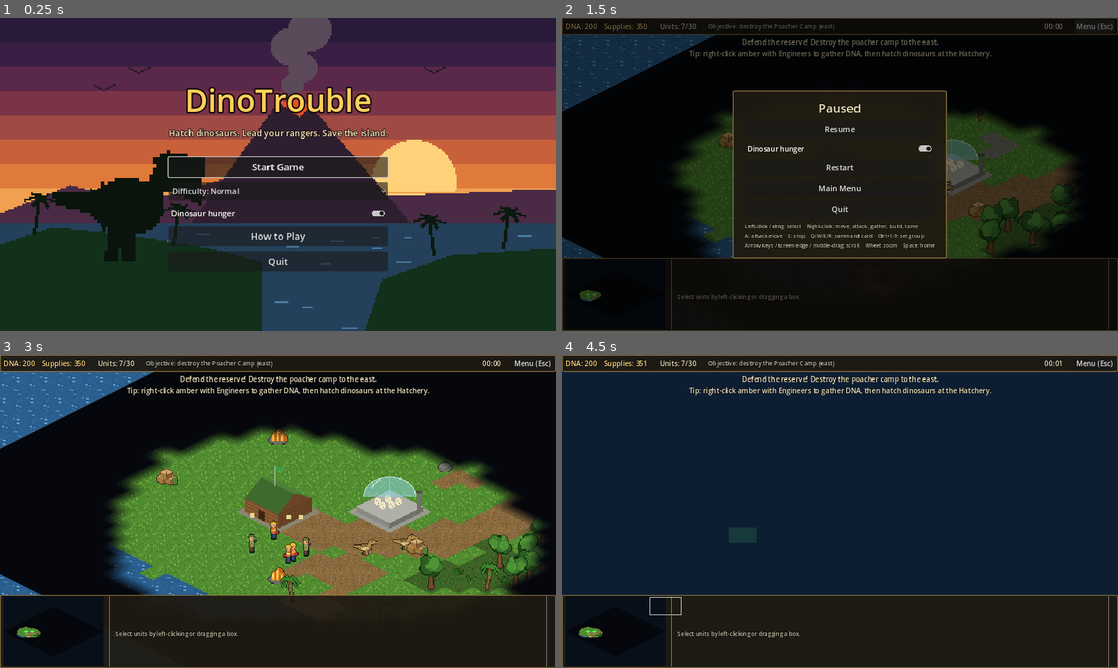
Above: before the commit, frames 1-4 (two rows, left to right).
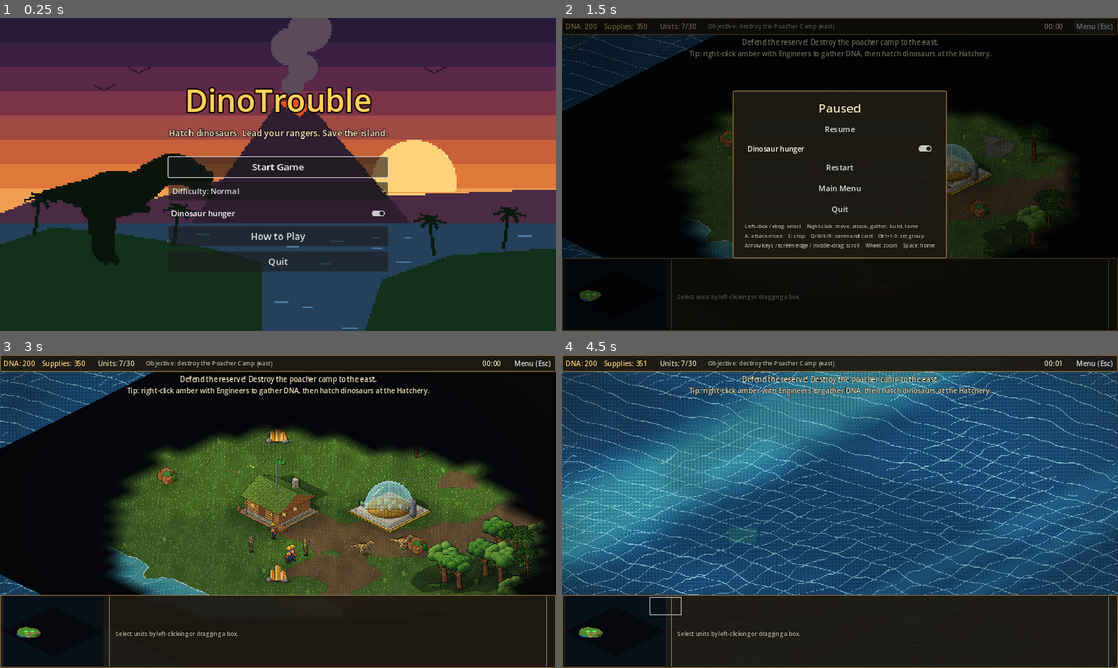
Above: after the commit, the same moments.

Repository: Thatadamroberts/DinoTrouble
Game: Godot game, scene res://scenes/menu.tscn
Same seed, same stepped clock (60 frames per second), same inputs: the game is played once before the commit and once after it.
Inputs (mouse positions are in pixels of both pictures, inside the frame that each line leads up to):
- Up to frame 1 (0.25 s): no input
- Up to frame 2 (1.5 s): click "Start Game" at 0.5 s; click "Menu (Esc)" at 1.25 s
- Up to frame 3 (3 s): click "Main Menu" at 2 s; click "Start Game" at 2.75 s
- Up to frame 4 (4.5 s): tap Enter at 3.5 s; drag from (617, 630) to (895, 442) at 3.52 s; drag from (728, 527) to (812, 574) at 4.27 s

The runs differ from the first frame. In frame 1, 2.3% of the frame differs, in the area x 7-39%, y 42-79%; in frame 2, 5.3%; in frame 3, 32%; in frame 4, 70%, in the area x 0-100%, y 0-100%.

Commit message:
Upgrade graphics: detailed shaded pixel art, terrain shader, atmosphere
- New pixel-art renderer (tools/pixelkit.py): lit volumes quantised to colour
  ramps with ordered dithering, counter-shading, patterns, coloured outlines
  and baked soft shadows
- Rigged, more detailed unit sprites at full resolution with 13 frames:
  idle breathing, 6-frame walk, 3-frame attack and death frames (corpses)
- Detailed buildings, resources and foliage (trees, palms, ferns, rocks,
  grass tufts, flowers)
- Ground shader: per-pixel terrain blending with dithered organic edges,
  animated water with depth bands, waves and shore foam, wet sand, AO
- Atmosphere: drifting cloud shadows, swaying foliage, warm grade, vignette
- CI job renders real screenshots under Xvfb to catch shader errors

Co-Authored-By: Claude Opus 5.5 <noreply@anthropic.com>
Claude-Session: https://claude.ai/code/session_012cA3RgVf656k538FZVZs4Q

Diff:
--- /dev/null
+++ b/scenes/tests/screenshots.tscn
@@ -0,0 +1,7 @@
+[gd_scene load_steps=2 format=3]
+
+[ext_resource type="Script" path="res://scripts/tests/screenshots.gd" id="1_shots"]
+
+[node name="Screenshots" type="Node"]
+process_mode = 3
+script = ExtResource("1_shots")
--- a/scripts/core/defs.gd
+++ b/scripts/core/defs.gd
@@ -4,6 +4,13 @@
 ## Ranges are in iso pixels (one tile is roughly 45). Sight is in tiles.
 
 const POP_CAP := 30
+
+## Unit sprite sheet layout (all frames face right).
+const SHEET_FRAMES := 13
+const FRAMES_IDLE := [0, 1]
+const FRAMES_WALK := [2, 3, 4, 5, 6, 7]
+const FRAMES_ATTACK := [8, 9, 10]
+const FRAMES_DEATH := [11, 12]
 
 const UNITS := {
 	# ---- Rangers (player) -------------------------------------------------
@@ -166,7 +173,7 @@
 		var sheet := unit_texture(id)
 		var at := AtlasTexture.new()
 		at.atlas = sheet
-		at.region = Rect2(0, 0, sheet.get_width() / 7.0, sheet.get_height())
+		at.region = Rect2(0, 0, sheet.get_width() / float(SHEET_FRAMES), sheet.get_height())
 		_tex_cache[key] = at
 	return _tex_cache[key]
 
--- a/scripts/core/map.gd
+++ b/scripts/core/map.gd
@@ -4,6 +4,8 @@
 enum T { WATER, SAND, GRASS, JUNGLE, DIRT, ROCK }
 
 const TILE_NAMES := ["water", "sand", "grass", "jungle", "dirt", "rock"]
+const DECOR_VARIANTS := {"tree": 3, "palm": 2, "bush": 2, "boulder": 2, "tuft": 3, "flowers": 4}
+const WALKABLE_DECOR := ["bush", "tuft", "flowers"]
 
 var size := 64
 var tiles := PackedByteArray()
@@ -11,6 +13,8 @@
 var clear := PackedByteArray()  # kept free of decoration
 var decor: Array = []  # [{"type": String, "tile": Vector2i, "variant": int}]
 var astar := AStarGrid2D.new()
+## Bumped whenever blocking changes, so renderers know to refresh.
+var version := 0
 
 
 func idx(t: Vector2i) -> int:
@@ -44,6 +48,7 @@
 		return
 	blocked[idx(t)] = 1 if value else 0
 	astar.set_point_solid(t, not is_walkable(t))
+	version += 1
 
 
 func set_footprint(origin: Vector2i, s: int, value: bool) -> void:
@@ -171,41 +176,52 @@
 		for x in size:
 			var t := Vector2i(x, y)
 			var i := idx(t)
-			if clear[i] != 0:
-				continue
 			var kind: int = tiles[i]
 			if kind == T.WATER:
 				continue
 			var r := rng.randf()
 			var kind_name := ""
-			match kind:
-				T.JUNGLE:
-					if r < 0.30:
-						kind_name = "tree"
-					elif r < 0.42:
-						kind_name = "palm"
-					elif r < 0.62:
-						kind_name = "bush"
-				T.GRASS:
-					if r < 0.03:
-						kind_name = "tree"
-					elif r < 0.05:
-						kind_name = "palm"
-					elif r < 0.10:
-						kind_name = "bush"
-					elif r < 0.11:
-						kind_name = "boulder"
-				T.SAND:
-					if r < 0.05:
-						kind_name = "palm"
-				T.DIRT, T.ROCK:
-					if r < 0.03:
-						kind_name = "boulder"
+			if clear[i] != 0:
+				# open ground keeps only a little low, walkable greenery
+				if kind == T.GRASS and r < 0.08:
+					kind_name = "tuft" if r < 0.06 else "flowers"
+			else:
+				match kind:
+					T.JUNGLE:
+						if r < 0.30:
+							kind_name = "tree"
+						elif r < 0.42:
+							kind_name = "palm"
+						elif r < 0.60:
+							kind_name = "bush"
+						elif r < 0.72:
+							kind_name = "tuft"
+					T.GRASS:
+						if r < 0.03:
+							kind_name = "tree"
+						elif r < 0.05:
+							kind_name = "palm"
+						elif r < 0.09:
+							kind_name = "bush"
+						elif r < 0.10:
+							kind_name = "boulder"
+						elif r < 0.24:
+							kind_name = "tuft"
+						elif r < 0.28:
+							kind_name = "flowers"
+					T.SAND:
+						if r < 0.05:
+							kind_name = "palm"
+					T.DIRT, T.ROCK:
+						if r < 0.03:
+							kind_name = "boulder"
+						elif r < 0.06 and kind == T.DIRT:
+							kind_name = "tuft"
 			if kind_name == "":
 				continue
-			var variants := 3 if kind_name == "tree" else 2
+			var variants: int = DECOR_VARIANTS[kind_name]
 			decor.append({"type": kind_name, "tile": t, "variant": rng.randi_range(0, variants - 1)})
-			if kind_name != "bush":
+			if not WALKABLE_DECOR.has(kind_name):
 				blocked[i] = 1
 
 
--- /dev/null
+++ b/scripts/game/corpse.gd
@@ -0,0 +1,30 @@
+extends Node2D
+## A fallen unit: plays the death frames, lingers, then fades away.
+
+const LINGER := 6.0
+const FADE := 2.0
+
+var sprite: Sprite2D
+var age := 0.0
+
+
+func setup(u) -> void:
+	position = u.position
+	sprite = Sprite2D.new()
+	sprite.texture = u.sprite.texture
+	sprite.hframes = Defs.SHEET_FRAMES
+	sprite.frame = Defs.FRAMES_DEATH[0]
+	sprite.offset = u.sprite.offset
+	sprite.flip_h = u.sprite.flip_h
+	add_child(sprite)
+	z_index = -1  # lie under the living
+
+
+func _process(delta: float) -> void:
+	age += delta
+	if age > 0.25:
+		sprite.frame = Defs.FRAMES_DEATH[1]
+	if age > LINGER:
+		modulate.a = clampf(1.0 - (age - LINGER) / FADE, 0.0, 1.0)
+	if age > LINGER + FADE:
+		queue_free()
--- a/scripts/game/ground.gd
+++ b/scripts/game/ground.gd
@@ -1,32 +1,124 @@
 extends Node2D
-## Draws the isometric terrain tiles (redrawn only when the map changes).
+## Draws the terrain with res://shaders/ground.gdshader. The map is encoded
+## into two small "splat" textures (one texel per tile) that the shader
+## samples with linear filtering to blend terrain types, water depth and
+## ambient occlusion. They are rebuilt whenever the map changes.
 
-const MapScript = preload("res://scripts/core/map.gd")
-const MARGIN := 14  # extra ocean drawn around the island
+const MARGIN := 24.0  # tiles of ocean drawn around the island
+const WATER := 0
+const SAND := 1
+const GRASS := 2
+const JUNGLE := 3
+const DIRT := 4
+const ROCK := 5
+const DEPTH_TILES := 5.0
 
 var map = null
-var tex := {}
+var mat: ShaderMaterial
+var splat_a: Image
+var splat_b: Image
+var tex_a: ImageTexture
+var tex_b: ImageTexture
+var built_version := -1
 
 
 func setup(m) -> void:
 	map = m
 	z_index = -10
-	for i in MapScript.TILE_NAMES.size():
-		var name_str: String = MapScript.TILE_NAMES[i]
-		var arr: Array = []
-		for v in 3:
-			arr.append(load("res://assets/sprites/tiles/%s_%d.png" % [name_str, v]))
-		tex[i] = arr
+	mat = ShaderMaterial.new()
+	mat.shader = load("res://shaders/ground.gdshader")
+	for n in ["grass", "jungle", "sand", "dirt", "rock"]:
+		mat.set_shader_parameter("tex_" + n, load("res://assets/sprites/terrain/%s.png" % n))
+	mat.set_shader_parameter("tex_noise", load("res://assets/sprites/terrain/noise.png"))
+	mat.set_shader_parameter("map_size", float(m.size))
+	material = mat
+	splat_a = Image.create(m.size, m.size, false, Image.FORMAT_RGBA8)
+	splat_b = Image.create(m.size, m.size, false, Image.FORMAT_RGBA8)
+	_rebuild()
+	tex_a = ImageTexture.create_from_image(splat_a)
+	tex_b = ImageTexture.create_from_image(splat_b)
+	mat.set_shader_parameter("splat_a", tex_a)
+	mat.set_shader_parameter("splat_b", tex_b)
 	queue_redraw()
+
+
+func _process(_delta: float) -> void:
+	if map != null and map.version != built_version:
+		_rebuild()
+		tex_a.update(splat_a)
+		tex_b.update(splat_b)
+
+
+func _rebuild() -> void:
+	built_version = map.version
+	var n: int = map.size
+	var depth := _water_depth()
+	for y in n:
+		for x in n:
+			var t := Vector2i(x, y)
+			var kind: int = map.get_tile(t)
+			splat_a.set_pixel(x, y, Color(
+				1.0 if kind == WATER else 0.0,
+				1.0 if kind == SAND else 0.0,
+				1.0 if kind == GRASS else 0.0,
+				1.0 if kind == JUNGLE else 0.0))
+			splat_b.set_pixel(x, y, Color(
+				1.0 if kind == DIRT else 0.0,
+				1.0 if kind == ROCK else 0.0,
+				depth[y * n + x],
+				_occlusion(t)))
+
+
+## How far each water tile is from land (0 = shore, 1 = open sea).
+func _water_depth() -> PackedFloat32Array:
+	var n: int = map.size
+	var dist := PackedFloat32Array()
+	dist.resize(n * n)
+	dist.fill(DEPTH_TILES)
+	var frontier: Array = []
+	for y in n:
+		for x in n:
+			if map.get_tile(Vector2i(x, y)) != WATER:
+				dist[y * n + x] = 0.0
+				frontier.append(Vector2i(x, y))
+	var step := 0.0
+	while not frontier.is_empty() and step < DEPTH_TILES:
+		step += 1.0
+		var next: Array = []
+		for p in frontier:
+			for d in [Vector2i(1, 0), Vector2i(-1, 0), Vector2i(0, 1), Vector2i(0, -1)]:
+				var q: Vector2i = p + d
+				if q.x < 0 or q.y < 0 or q.x >= n or q.y >= n:
+					continue
+				var i: int = q.y * n + q.x
+				if dist[i] > step:
+					dist[i] = step
+					next.append(q)
+		frontier = next
+	for i in dist.size():
+		dist[i] = dist[i] / DEPTH_TILES
+	return dist
+
+
+## Soft darkening around obstacles (trees, rocks, buildings).
+func _occlusion(t: Vector2i) -> float:
+	if not map.is_land(t):
+		return 0.0
+	var occ := 0.0
+	for dy in range(-1, 2):
+		for dx in range(-1, 2):
+			var q := t + Vector2i(dx, dy)
+			if map.in_bounds(q) and map.blocked[map.idx(q)] != 0:
+				occ += 0.5 if (dx == 0 and dy == 0) else 0.14
+	return clampf(occ, 0.0, 0.85)
 
 
 func _draw() -> void:
 	if map == null:
 		return
-	var off := Vector2(32, 16)
-	for y in range(-MARGIN, map.size + MARGIN):
-		for x in range(-MARGIN, map.size + MARGIN):
-			var t: int = map.get_tile(Vector2i(x, y))
-			var arr: Array = tex[t]
-			var v: int = absi(x * 7 + y * 13) % arr.size()
-			draw_texture(arr[v], Iso.tile_to_world(Vector2(x, y)) - off)
+	var top: Vector2 = Iso.tile_to_world(Vector2(-MARGIN, -MARGIN))
+	var right: Vector2 = Iso.tile_to_world(Vector2(map.size + MARGIN, -MARGIN))
+	var bottom: Vector2 = Iso.tile_to_world(Vector2(map.size + MARGIN, map.size + MARGIN))
+	var left: Vector2 = Iso.tile_to_world(Vector2(-MARGIN, map.size + MARGIN))
+	var r := Rect2(Vector2(left.x, top.y), Vector2(right.x - left.x, bottom.y - top.y))
+	draw_rect(r, Color.WHITE)
--- a/scripts/game/world.gd
+++ b/scripts/game/world.gd
@@ -14,6 +14,7 @@
 const CameraScript = preload("res://scripts/game/rts_camera.gd")
 const HudScript = preload("res://scripts/ui/hud.gd")
 const AIScript = preload("res://scripts/ai/poacher_ai.gd")
+const CorpseScript = preload("res://scripts/game/corpse.gd")
 
 const MAP_SIZE := 64
 const PLAYER_BASE := Vector2i(14, 49)
@@ -39,6 +40,7 @@
 var map = null
 var ground: Node2D
 var entities: Node2D
+var ground_decor: Node2D
 var projectiles: Node2D
 var fog = null
 var selection = null
@@ -68,6 +70,10 @@
 	add_child(ground)
 	ground.setup(map)
 
+	ground_decor = Node2D.new()
+	ground_decor.name = "GroundDecor"
+	add_child(ground_decor)
+
 	entities = Node2D.new()
 	entities.name = "Entities"
 	entities.y_sort_enabled = true
@@ -77,6 +83,8 @@
 	projectiles.name = "Projectiles"
 	projectiles.z_index = 20
 	add_child(projectiles)
+
+	_setup_atmosphere()
 
 	fog = FogScript.new()
 	fog.name = "Fog"
@@ -127,20 +135,49 @@
 	map.generate(map_seed, clearings, roads)
 
 
+## Pixels between the bottom of a decor sprite and the point it stands on,
+## and how strongly it sways in the wind.
+const DECOR_STYLE := {
+	"tree": {"base": 6, "x": 4, "sway": 1.0},
+	"palm": {"base": 6, "x": 4, "sway": 2.0},
+	"bush": {"base": 3, "x": 0, "sway": 1.0},
+	"boulder": {"base": 4, "x": 0, "sway": 0.0},
+	"tuft": {"base": 2, "x": 0, "sway": 1.0},
+	"flowers": {"base": 2, "x": 0, "sway": 1.0},
+}
+
+
 func _spawn_decor() -> void:
 	var textures := {}
+	var sway_shader: Shader = load("res://shaders/sway.gdshader")
+	var materials := {}
 	for d in map.decor:
-		var key := "%s_%d" % [d["type"], d["variant"]]
+		var kind: String = d["type"]
+		var key := "%s_%d" % [kind, d["variant"]]
 		if not textures.has(key):
 			textures[key] = load("res://assets/sprites/decor/%s.png" % key)
+		var style: Dictionary = DECOR_STYLE.get(kind, {"base": 4, "x": 0, "sway": 0.0})
 		var s := Sprite2D.new()
 		var tex: Texture2D = textures[key]
 		s.texture = tex
-		var jitter := Vector2(randf_range(-5, 5), randf_range(-3, 3))
+		var walkable: bool = kind in ["bush", "tuft", "flowers"]
+		var jitter := Vector2(randf_range(-12, 12), randf_range(-6, 6)) if walkable else Vector2(randf_range(-4, 4), randf_range(-2, 2))
 		s.position = Iso.tile_to_world(d["tile"]) + jitter
-		s.offset = Vector2(0, -tex.get_height() / 2.0 + (4.0 if d["type"] != "bush" else 2.0))
-		s.flip_h = randf() < 0.5
-		entities.add_child(s)
+		s.offset = Vector2(float(style["x"]), -tex.get_height() / 2.0 + float(style["base"]))
+		var amount: float = style["sway"]
+		if amount > 0.0:
+			if not materials.has(amount):
+				var m := ShaderMaterial.new()
+				m.shader = sway_shader
+				m.set_shader_parameter("amount", amount)
+				m.set_shader_parameter("speed", 1.1 + amount * 0.2)
+				materials[amount] = m
+			s.material = materials[amount]
+		if kind in ["tuft", "flowers"]:
+			s.z_index = -1  # always under units walking through them
+			ground_decor.add_child(s)
+		else:
+			entities.add_child(s)
 
 
 func _spawn_start() -> void:
@@ -173,6 +210,44 @@
 func free_spot(t: Vector2i) -> Vector2:
 	var w: Vector2i = map.nearest_walkable(t + Vector2i(randi_range(-1, 1), randi_range(-1, 1)))
 	return Iso.tile_to_world(w) + Vector2(randf_range(-10, 10), randf_range(-5, 5))
+
+
+## Warm colour grading, drifting cloud shadows and a screen vignette.
+func _setup_atmosphere() -> void:
+	var grade := CanvasModulate.new()
+	grade.color = Color(1.0, 0.96, 0.88)
+	add_child(grade)
+
+	var clouds := Node2D.new()
+	clouds.name = "CloudShadows"
+	clouds.z_index = 35
+	var cm := ShaderMaterial.new()
+	cm.shader = load("res://shaders/clouds.gdshader")
+	cm.set_shader_parameter("tex_noise", load("res://assets/sprites/terrain/noise.png"))
+	clouds.material = cm
+	clouds.draw.connect(func():
+		var span := MAP_SIZE * 32.0 + 1200.0
+		clouds.draw_rect(Rect2(-span, -800.0, span * 2.0, MAP_SIZE * 32.0 + 1600.0), Color.WHITE)
+	)
+	add_child(clouds)
+	clouds.queue_redraw()
+
+	var layer := CanvasLayer.new()
+	layer.layer = 5
+	var vignette := ColorRect.new()
+	vignette.mouse_filter = Control.MOUSE_FILTER_IGNORE
+	var vm := ShaderMaterial.new()
+	vm.shader = load("res://shaders/vignette.gdshader")
+	vignette.material = vm
+	layer.add_child(vignette)
+	add_child(layer)
+	vignette.set_anchors_and_offsets_preset(Control.PRESET_FULL_RECT)
+
+
+func spawn_corpse(u) -> void:
+	var c = CorpseScript.new()
+	c.setup(u)
+	entities.add_child(c)
 
 
 # ---------------------------------------------------------------------------
--- /dev/null
+++ b/scripts/tests/screenshots.gd
@@ -0,0 +1,58 @@
+extends Node
+## Renders a match with a real GPU context (run under Xvfb in CI) and saves
+## a few screenshots to <project>/screenshots/. Used to check the graphics
+## and catch shader compile errors.
+##
+##   xvfb-run -a godot --rendering-driver opengl3 --path . res://scenes/tests/screenshots.tscn
+
+const World = preload("res://scripts/game/world.gd")
+
+var game = null
+
+
+func _ready() -> void:
+	var dir := ProjectSettings.globalize_path("res://screenshots")
+	DirAccess.make_dir_recursive_absolute(dir)
+	GameState.difficulty = 1
+	game = load("res://scenes/main.tscn").instantiate()
+	game.map_seed = 4242
+	add_child(game)
+	game.fog.enabled = false
+	await _frames(30)
+	# give units something to do so the shots show animation & combat
+	var hatchery = game.find_building("player", "hatchery")
+	for id in ["trex", "triceratops", "dilophosaurus", "raptor"]:
+		game.spawn_unit(id, "player", game.free_spot(World.PLAYER_BASE + Vector2i(6, -4)))
+	for id in ["hunter", "trapper", "jeep"]:
+		game.spawn_unit(id, "poacher", game.free_spot(World.PLAYER_BASE + Vector2i(10, -6)))
+	for u in game.units_of("player"):
+		if u.can_gather():
+			var n = game.nearest_resource(u.position, "dna", 2000.0)
+			if n != null:
+				u.cmd_gather(n)
+	await _frames(90)
+
+	await _shot("base", game.find_building("player", "ranger_station").position + Vector2(120, -40), 1.0)
+	await _shot("base_zoom", hatchery.position + Vector2(140, 30), 2.0)
+	await _shot("fight", Iso.tile_to_world(World.PLAYER_BASE + Vector2i(8, -5)), 2.0)
+	await _shot("enemy", game.find_building("poacher", "poacher_camp").position, 1.0)
+	await _shot("coast", Iso.tile_to_world(Vector2i(32, 58)), 1.0)
+	await _shot("wide", Iso.tile_to_world(Vector2i(32, 32)), 0.5)
+	print("[shots] done")
+	get_tree().quit(0)
+
+
+func _shot(name: String, pos: Vector2, zoom: float) -> void:
+	game.camera.position = pos
+	game.camera.zoom = Vector2(zoom, zoom)
+	await _frames(20)
+	await RenderingServer.frame_post_draw
+	var img := get_viewport().get_texture().get_image()
+	var path := ProjectSettings.globalize_path("res://screenshots/%s.png" % name)
+	img.save_png(path)
+	print("[shots] saved ", path)
+
+
+func _frames(n: int) -> void:
+	for i in n:
+		await get_tree().process_frame
--- a/scripts/ui/menu.gd
+++ b/scripts/ui/menu.gd
@@ -149,7 +149,7 @@
 	for i in ids.size():
 		var s := Sprite2D.new()
 		s.texture = Defs.unit_texture(ids[i])
-		s.hframes = 7
+		s.hframes = Defs.SHEET_FRAMES
 		s.scale = Vector2(2, 2)
 		s.position = Vector2(-120.0 - i * 170.0, 0)
 		add_child(s)
@@ -165,7 +165,7 @@
 		if s.position.x > w + 120.0:
 			s.position.x = -150.0
 		s.position.y = size.y - 40.0 - s.texture.get_height()
-		s.frame = 1 + int(t * 8.0 + i) % 4
+		s.frame = Defs.FRAMES_WALK[int(t * 10.0 + i) % Defs.FRAMES_WALK.size()]
 
 
 func _start() -> void:
--- a/scripts/units/unit.gd
+++ b/scripts/units/unit.gd
@@ -55,6 +55,7 @@
 var bar: Node2D
 var pick_h := 10.0
 var anim_t := 0.0
+var breath_phase := randf() * 2.0
 var facing_left := false
 var prev_pos := Vector2.ZERO
 var world = null
@@ -77,7 +78,7 @@
 
 	sprite = Sprite2D.new()
 	sprite.texture = Defs.unit_texture(id)
-	sprite.hframes = 7
+	sprite.hframes = Defs.SHEET_FRAMES
 	var fh: float = sprite.texture.get_height()
 	sprite.offset = Vector2(0, -fh / 2.0 + 3.0)
 	add_child(sprite)
@@ -323,6 +324,7 @@
 	remove_from_group("entities")
 	remove_from_group("faction_" + faction)
 	world.spawn_fx("puff", position, Color(0.6, 0.5, 0.4) if not is_dino() else Color(0.6, 0.15, 0.1))
+	world.spawn_corpse(self)
 	world.on_entity_died(self)
 	queue_free()
 
@@ -762,22 +764,26 @@
 	if moving and absf(moved.x) > 0.02:
 		facing_left = moved.x < 0.0
 	if attack_anim_t > 0.0:
-		sprite.frame = 5 if attack_anim_t > 0.15 else 6
+		var k := clampi(int((0.3 - attack_anim_t) / 0.1), 0, 2)
+		sprite.frame = Defs.FRAMES_ATTACK[k]
 	elif moving:
-		anim_t += delta * clampf(float(data["speed"]) / 10.0, 6.0, 12.0)
-		sprite.frame = 1 + int(anim_t) % 4
+		anim_t += delta * clampf(float(data["speed"]) / 8.0, 8.0, 14.0)
+		sprite.frame = Defs.FRAMES_WALK[int(anim_t) % Defs.FRAMES_WALK.size()]
 	else:
-		sprite.frame = 0
+		var breath := int((GameState.elapsed + breath_phase) / 0.7) % 2
+		sprite.frame = Defs.FRAMES_IDLE[breath]
 	sprite.flip_h = facing_left
 
 
 func _draw() -> void:
 	var col: Color = Defs.faction_color(faction)
 	var r := radius * 1.3
+	draw_set_transform(Vector2(3, 1), 0.0, Vector2(1.0, 0.45))
+	draw_circle(Vector2.ZERO, r * 1.1, Color(0.02, 0.05, 0.02, 0.18))
+	draw_circle(Vector2.ZERO, r * 0.8, Color(0.02, 0.05, 0.02, 0.2))
 	draw_set_transform(Vector2.ZERO, 0.0, Vector2(1.0, 0.5))
-	draw_circle(Vector2.ZERO, r, Color(0, 0, 0, 0.25))
 	if selected:
 		draw_arc(Vector2.ZERO, r + 2.0, 0.0, TAU, 28, col, 2.5)
 	elif faction != "wild":
-		draw_arc(Vector2.ZERO, r, 0.0, TAU, 24, Color(col, 0.45), 1.5)
+		draw_arc(Vector2.ZERO, r, 0.0, TAU, 24, Color(col, 0.4), 1.5)
 	draw_set_transform(Vector2.ZERO, 0.0, Vector2.ONE)
--- /dev/null
+++ b/shaders/clouds.gdshader
@@ -0,0 +1,26 @@
+// Slowly drifting cloud shadows with dithered edges.
+shader_type canvas_item;
+render_mode unshaded;
+
+uniform sampler2D tex_noise : filter_linear, repeat_enable;
+uniform float strength = 0.2;
+uniform vec2 wind = vec2(0.010, 0.004);
+
+varying vec2 world;
+
+const float BAYER[16] = float[16](0.0, 8.0, 2.0, 10.0, 12.0, 4.0, 14.0, 6.0, 3.0, 11.0, 1.0, 9.0, 15.0, 7.0, 13.0, 5.0);
+
+void vertex() {
+	world = VERTEX;
+}
+
+void fragment() {
+	vec2 px = floor(world);
+	vec2 p = px / vec2(2600.0, 1300.0) + wind * TIME;
+	float n = texture(tex_noise, p).r * 0.65 + texture(tex_noise, p * 2.7 + vec2(0.3, 0.7)).r * 0.35;
+	float cover = smoothstep(0.55, 0.66, n);
+	int x = int(mod(px.x, 4.0));
+	int y = int(mod(px.y, 4.0));
+	float b = (BAYER[y * 4 + x] + 0.5) / 16.0;
+	COLOR = vec4(0.02, 0.05, 0.10, step(b, cover) * strength);
+}
--- /dev/null
+++ b/shaders/ground.gdshader
@@ -0,0 +1,112 @@
+// Terrain renderer: blends terrain types per pixel with dithered, organic
+// edges, animates water (depth bands, waves, shore foam), darkens wet sand
+// and applies soft ambient occlusion around trees and buildings.
+shader_type canvas_item;
+render_mode unshaded;
+
+// 1 texel per tile. a = (water, sand, grass, jungle), b = (dirt, rock, depth, ao)
+uniform sampler2D splat_a : filter_linear, repeat_disable;
+uniform sampler2D splat_b : filter_linear, repeat_disable;
+uniform sampler2D tex_grass : filter_nearest, repeat_enable;
+uniform sampler2D tex_jungle : filter_nearest, repeat_enable;
+uniform sampler2D tex_sand : filter_nearest, repeat_enable;
+uniform sampler2D tex_dirt : filter_nearest, repeat_enable;
+uniform sampler2D tex_rock : filter_nearest, repeat_enable;
+uniform sampler2D tex_noise : filter_linear, repeat_enable;
+uniform float map_size = 64.0;
+
+varying vec2 world;
+
+const float BAYER[16] = float[16](0.0, 8.0, 2.0, 10.0, 12.0, 4.0, 14.0, 6.0, 3.0, 11.0, 1.0, 9.0, 15.0, 7.0, 13.0, 5.0);
+
+float bayer(vec2 p) {
+	int x = int(mod(p.x, 4.0));
+	int y = int(mod(p.y, 4.0));
+	return (BAYER[y * 4 + x] + 0.5) / 16.0;
+}
+
+float nz(vec2 p) {
+	return texture(tex_noise, p).r;
+}
+
+vec3 water_color(float depth, vec2 px, float b) {
+	float d = clamp(depth, 0.0, 1.0) * 3.0 + (b - 0.5) * 0.85;
+	vec3 c0 = vec3(0.30, 0.66, 0.66);
+	vec3 c1 = vec3(0.18, 0.50, 0.60);
+	vec3 c2 = vec3(0.12, 0.36, 0.52);
+	vec3 c3 = vec3(0.09, 0.26, 0.42);
+	vec3 col = d < 1.0 ? c0 : (d < 2.0 ? c1 : (d < 2.8 ? c2 : c3));
+	// drifting wave highlights
+	float w = sin(px.x * 0.09 + px.y * 0.21 + TIME * 1.4 + nz(px / 260.0) * 9.0);
+	float w2 = sin(px.x * 0.05 - px.y * 0.17 - TIME * 0.9 + nz(px / 380.0 + 0.4) * 7.0);
+	float patch = nz(px / 520.0 + vec2(TIME * 0.004, 0.0));
+	if ((w > 0.99 && patch > 0.5) || (w2 > 0.99 && depth > 0.3)) {
+		col = mix(col, vec3(0.62, 0.86, 0.90), 0.75);
+	}
+	return col;
+}
+
+void vertex() {
+	world = VERTEX;
+}
+
+void fragment() {
+	vec2 px = floor(world) + 0.5;
+	vec2 grid = vec2((px.y / 16.0 + px.x / 32.0) * 0.5, (px.y / 16.0 - px.x / 32.0) * 0.5);
+	vec2 suv = (grid + 0.5) / map_size;
+	vec4 a = texture(splat_a, suv);
+	vec4 b = texture(splat_b, suv);
+	float bd = bayer(floor(world));
+
+	// per-terrain noise so neighbouring types interlock irregularly
+	float w[6];
+	w[0] = a.r + (nz(px / 170.0) - 0.5) * 0.8;
+	w[1] = a.g + (nz(px / 130.0 + vec2(0.31, 0.17)) - 0.5) * 0.8;
+	w[2] = a.b + (nz(px / 150.0 + vec2(0.63, 0.41)) - 0.5) * 0.8;
+	w[3] = a.a + (nz(px / 120.0 + vec2(0.12, 0.77)) - 0.5) * 0.85;
+	w[4] = b.r + (nz(px / 140.0 + vec2(0.88, 0.29)) - 0.5) * 0.8;
+	w[5] = b.g + (nz(px / 160.0 + vec2(0.47, 0.93)) - 0.5) * 0.8;
+	int best = 0;
+	int second = 1;
+	if (w[1] > w[0]) { best = 1; second = 0; }
+	for (int i = 2; i < 6; i++) {
+		if (w[i] > w[best]) { second = best; best = i; }
+		else if (w[i] > w[second]) { second = i; }
+	}
+	float margin = w[best] - w[second];
+
+	vec2 tuv = px / 128.0;
+	vec3 col;
+	if (best == 0) {
+		col = water_color(b.b, px, bd);
+		// animated foam along the shoreline
+		float shore = 1.0 - smoothstep(0.0, 0.22, margin);
+		float wave = 0.45 + 0.25 * sin(TIME * 1.8 + nz(px / 200.0) * 8.0);
+		if (second != 0 && shore > wave + (bd - 0.5) * 0.25) {
+			col = mix(col, vec3(0.90, 0.96, 0.94), 0.85);
+		}
+	} else if (best == 1) {
+		col = texture(tex_sand, tuv).rgb;
+		if (second == 0 && margin < 0.2 + (bd - 0.5) * 0.08) {
+			col *= 0.78; // wet sand
+		}
+	} else if (best == 2) {
+		col = texture(tex_grass, tuv).rgb;
+	} else if (best == 3) {
+		col = texture(tex_jungle, tuv).rgb;
+	} else if (best == 4) {
+		col = texture(tex_dirt, tuv).rgb;
+	} else {
+		col = texture(tex_rock, tuv).rgb;
+	}
+	// darker pixel seam where two land types meet
+	if (best != 0 && second != 0 && margin < 0.035) {
+		col *= 0.8;
+	}
+	// ambient occlusion + broad light variation, posterised with dithering
+	float shade_v = 1.0 - b.a * 0.45;
+	shade_v *= 0.93 + 0.14 * nz(px / 2600.0 + vec2(0.5, 0.2));
+	col *= shade_v;
+	col = floor(col * 40.0 + bd) / 40.0;
+	COLOR = vec4(col, 1.0);
+}
--- /dev/null
+++ b/shaders/sway.gdshader
@@ -0,0 +1,12 @@
+// Gentle wind sway for foliage: the top of the sprite shifts by whole
+// pixels while the base stays planted.
+shader_type canvas_item;
+
+uniform float amount = 1.5;
+uniform float speed = 1.2;
+
+void vertex() {
+	float top = 1.0 - UV.y;
+	float phase = (MODEL_MATRIX[3].x * 0.031 + MODEL_MATRIX[3].y * 0.047);
+	VERTEX.x += round(sin(TIME * speed + phase) * amount * top);
+}
--- /dev/null
+++ b/shaders/vignette.gdshader
@@ -0,0 +1,10 @@
+// Screen-space vignette with a warm tint toward the corners.
+shader_type canvas_item;
+
+uniform float strength = 0.42;
+
+void fragment() {
+	vec2 uv = UV - 0.5;
+	float v = smoothstep(0.32, 0.85, length(uv * vec2(1.0, 0.9)));
+	COLOR = vec4(0.06, 0.03, 0.0, v * strength);
+}
Binary file changed: assets/sprites/buildings/hatchery.png
Binary file changed: assets/sprites/buildings/poacher_camp.png
Binary file changed: assets/sprites/buildings/poacher_tower.png
Binary file changed: assets/sprites/buildings/ranger_station.png
Binary file changed: assets/sprites/buildings/supply_depot.png
Binary file changed: assets/sprites/buildings/watchtower.png
Binary file changed: assets/sprites/decor/boulder_0.png
Binary file changed: assets/sprites/decor/boulder_1.png
Binary file changed: assets/sprites/decor/bush_0.png
Binary file changed: assets/sprites/decor/bush_1.png
Binary file added: assets/sprites/decor/flowers_0.png
Binary file added: assets/sprites/decor/flowers_1.png
(and 46 more such lines)
